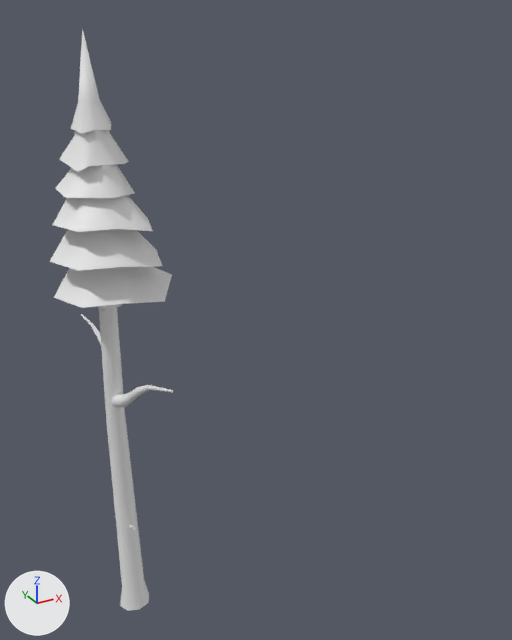
The FBX model Assets/Objects/ObjectsText/ArbolCinco.fbx, before and after one commit.
The view is the same before and after, from a 50 mm lens placed at (11.02, 2.29, 2.71), pointed at (12.15, 4.36, 1.68). The lights are fixed; the arrows at lower left show +X, +Y and +Z. Materials are left out; every surface is plain grey. Where no turn or scale is listed for an object, it has been applied to the vertices.

In view in the first picture: 'Arboles'.
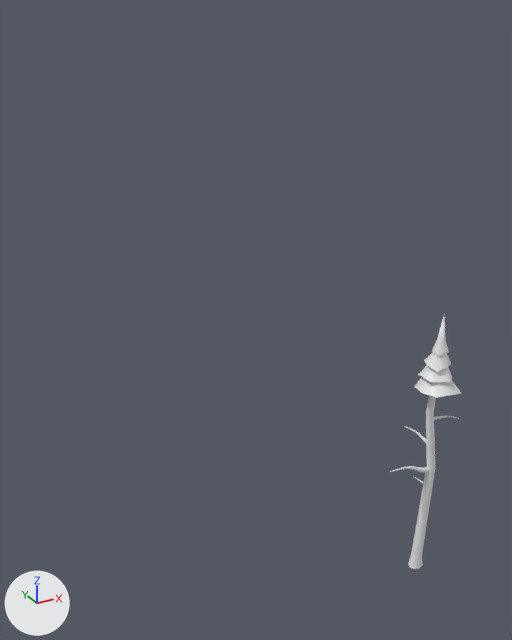
Where the change shows, as pixel boxes (x1, y1, x2, y2) in the pictures (512 x 640 px; the box of a moved part takes in the faces that stretch with it):
```json
{"object": "Arboles", "change": "reshaped, moved", "before": [49, 28, 173, 611], "after": [390, 316, 462, 569], "on screen": "42% narrower, 57% shorter"}
{"part": 1, "of": "me_mesh", "change": "moved or reshaped", "before": [49, 229, 162, 271], "after": [415, 377, 462, 398]}
{"part": 2, "of": "me_mesh", "change": "moved or reshaped", "before": [55, 164, 135, 198], "after": [418, 365, 452, 382]}
{"part": 3, "of": "me_mesh", "change": "moved or reshaped", "before": [60, 130, 128, 172], "after": [424, 352, 451, 372]}
{"part": 4, "of": "me_mesh", "change": "moved or reshaped", "before": [71, 28, 111, 134], "after": [432, 316, 449, 356]}
{"part": 5, "of": "me_mesh", "change": "moved or reshaped", "before": [116, 304, 123, 308], "after": [390, 466, 430, 473]}
{"part": 6, "of": "me_mesh", "change": "moved or reshaped", "before": [111, 385, 173, 407], "after": [404, 426, 426, 444]}
{"part": 7, "of": "me_mesh", "change": "moved or reshaped", "before": [129, 525, 135, 530], "after": [433, 416, 459, 420]}
{"part": 8, "of": "me_mesh", "change": "moved or reshaped", "before": [81, 314, 101, 345], "after": [414, 477, 423, 483]}
{"part": 9, "of": "me_mesh", "change": "added", "after": [408, 395, 436, 569]}
{"part": 10, "of": "me_mesh", "change": "deleted", "before": [53, 195, 172, 611]}
```

Scene script edits in JSON lines:
```json
{"block": "me_mesh", "where": "# used by ob_arboles; location = (11.659, 4.395, 1.595)"}
{"op": "remove", "block": "me_mesh", "code": "me_mesh.from_pydata(...)  # 438 vertices, 824 faces; spans x -0.21..0.21, y -0.27..0.27, z -1.07..1.07"}
{"op": "add", "block": "me_mesh", "code": "me_mesh.from_pydata(...)  # 356 vertices, 672 faces; spans x -0.16..0.16, y -0.1..0.1, z -0.59..0.59"}
{"block": "me_mesh", "change": "me_mesh part 1: the loose piece of 17 vertices spanning x -0.21..0.15, y -0.17..0.22, z 0.38..0.68 is scaled about its middle by (0.481, 0.426, 0.55), then moved by (0.06, -0.04, -0.18)"}
{"block": "me_mesh", "change": "me_mesh part 2: the loose piece of 17 vertices spanning x -0.15..0.1, y -0.11..0.16, z 0.58..0.87 is scaled about its middle by (0.55, 0.487, 0.55), then moved by (0.06, -0.04, -0.33)"}
{"block": "me_mesh", "change": "me_mesh part 3: the loose piece of 17 vertices spanning x -0.13..0.08, y -0.07..0.13, z 0.68..0.96 is scaled about its middle by (0.55, 0.487, 0.55), then moved by (0.06, -0.04, -0.37)"}
{"block": "me_mesh", "change": "me_mesh part 4: the loose piece of 17 vertices spanning x -0.09..0.04, y -0.03..0.09, z 0.78..1.07 is scaled about its middle by (0.55, 0.487, 0.55), then moved by (0.06, -0.04, -0.42)"}
{"block": "me_mesh", "change": "me_mesh part 5: the loose piece of 48 vertices spanning x -0.03..0.21, y 0.02..0.05, z 0.2..0.28 is scaled about its middle by (-0.927, -0.821, 0.927), then moved by (-0.14, -0.04, -0.32)"}
{"block": "me_mesh", "change": "me_mesh part 6: the loose piece of 48 vertices spanning x -0.05..0.07, y -0.27..0.07, z -0.18..0.02 is scaled about its middle by (-0.539, -0.335, 0.257), then moved by (0.02, 0.14, 0.11)"}
{"block": "me_mesh", "change": "me_mesh part 7: the loose piece of 48 vertices spanning x -0.03..-0.01, y -0.07..0.02, z -0.69..-0.63 is multiplied about its middle by the matrix ((0.24, -1.044, 0.771), (1.282, 0.07, -0.305), (0.2, 0.805, 1.027)), then moved by (0.11, 0.02, 0.79)"}
{"block": "me_mesh", "change": "me_mesh part 8: the loose piece of 48 vertices spanning x -0.06..-0.01, y 0.03..0.27, z 0.01..0.11 is scaled about its middle by (0.623, 0.163, 0.212), then moved by (0.06, -0.13, -0.22)"}
{"block": "me_mesh", "change": "me_mesh part 9: a new loose piece of 48 vertices spanning x 0.0..0.08, y -0.04..0.02, z -0.59..0.51"}
{"block": "me_mesh", "change": "me_mesh part 10"}
{"block": "me_mesh", "change": "82 vertices are removed from x -0.21..0.21, y -0.17..0.22, z -1.07..0.93"}
{"block": "me_mesh", "change": "152 faces are deleted"}
{"op": "set", "path": "ob_arboles.location", "old": "(11.659, 4.395, 1.595)", "new": "(12.729, 4.051, 1.112)"}
```
